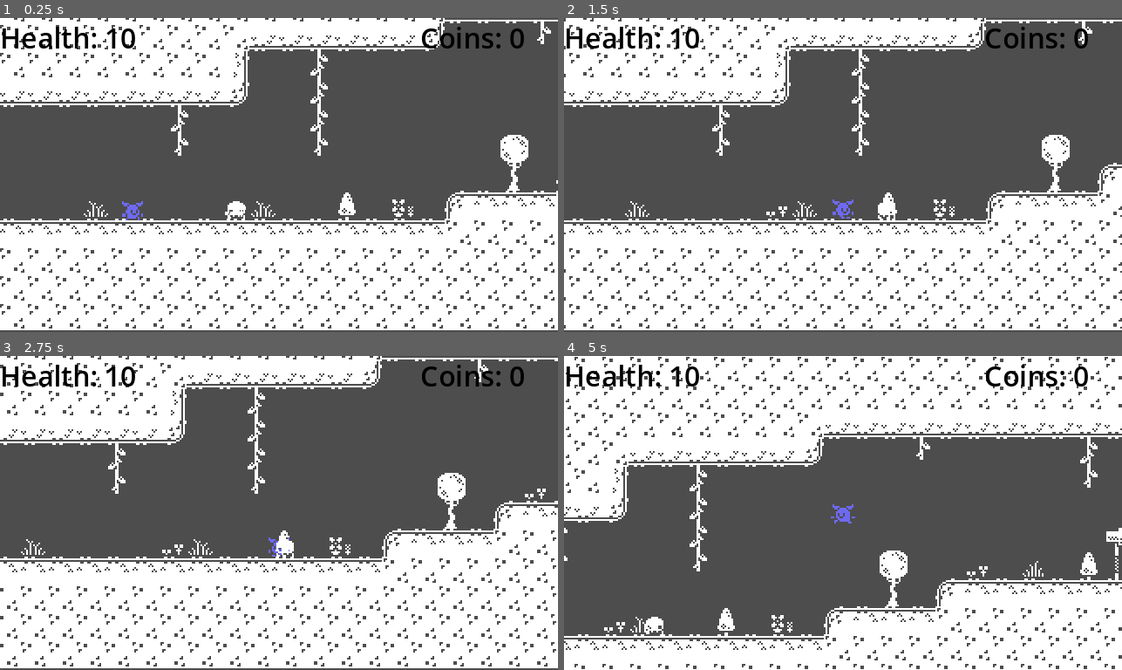
Above: before the commit, frames 1-4 (two rows, left to right).
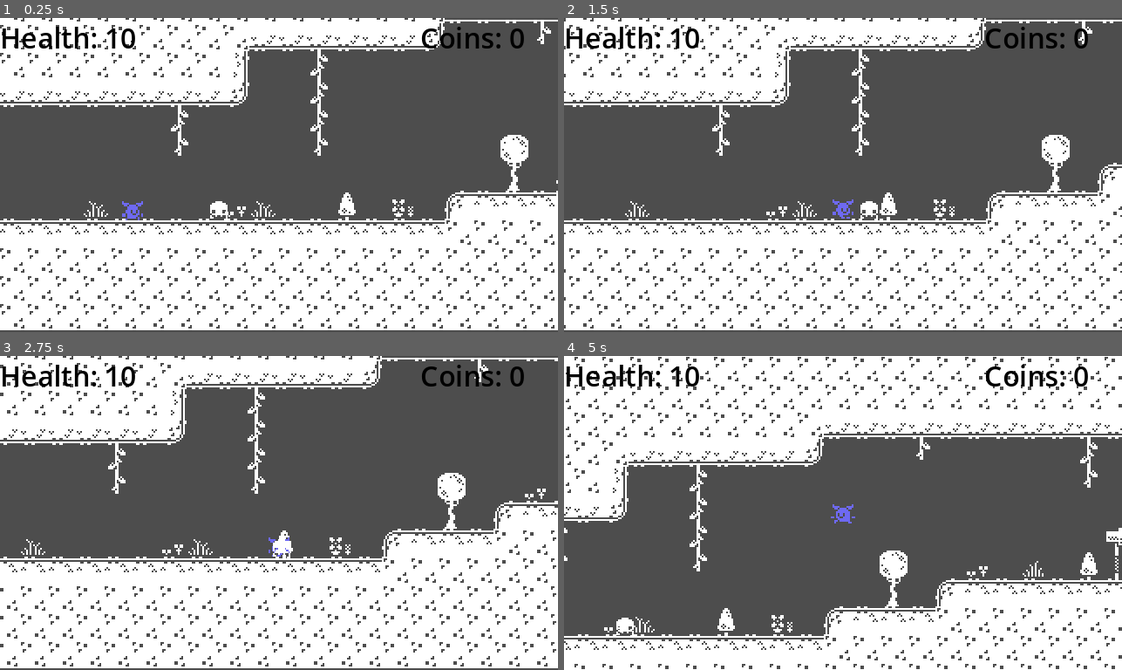
Above: after the commit, the same moments.

Repository: emilykrohn/2DPlatformer
Game: Godot game, scene res://main.tscn
The game is run twice, just before and just after one commit, with the same random seed, the same clock (stepped at 60 frames per second) and the same inputs.
Inputs:
- Up to frame 1 (0.25 s): no input
- Up to frame 2 (1.5 s): tap Enter (ui_accept) at 0.5, 0.77 s; hold Right (ui_right) from 0.53 s (still down)
- Up to frame 3 (2.75 s): tap Enter (ui_accept) at 1.52 s; release Right (ui_right) at 2.03 s; hold Left (ui_left) from 2.03 s (still down)
- Up to frame 4 (5 s): release Left (ui_left) at 2.78 s; hold Right (ui_right) 2.78-4.28 s; tap Enter (ui_accept) at 3.02, 3.77, 4.52 s; hold Left (ui_left) from 4.28 s (still down)

The runs differ from the first frame. In frame 1, 0.2% of the frame differs, in the area x 37-44%, y 58-65%; in frame 2, 0.2%; in frame 3, less than 0.1%; in frame 4, 0.2%.
Error in both runs: Invalid access to property or key 'can_take_damage' on a base object of type 'null instance'. (res://enemy_1.gd:11)

Commit message:
Fixed Zero length interval error

Diff:
--- a/main.gd
+++ b/main.gd
@@ -2,4 +2,4 @@
 
 func _physics_process(delta):
 	const move_speed := 50.0
-	$Path2D/PathFollow2D.progress += move_speed * delta
+	$Enemy1Path/PathFollow2D.progress += move_speed * delta
--- a/main.tscn
+++ b/main.tscn
@@ -1259,11 +1259,11 @@
 [sub_resource type="RectangleShape2D" id="RectangleShape2D_jdd5e"]
 size = Vector2(471, 54)
 
-[sub_resource type="Curve2D" id="Curve2D_nsau4"]
+[sub_resource type="Curve2D" id="Curve2D_1ti7v"]
 _data = {
-"points": PackedVector2Array(0, 0, 0, 0, 108, -7, 0, 0, 0, 0, 108, -7, 0, 0, 0, 0, 108, -7, 0, 0, 0, 0, 215, -7, 0, 0, 0, 0, 107, -7)
+"points": PackedVector2Array(0, 0, 0, 0, 98, -8, 0, 0, 0, 0, 209, -8, 0, 0, 0, 0, 98, -8)
 }
-point_count = 5
+point_count = 3
 
 [node name="Main" type="Node"]
 script = ExtResource("1_1ie5j")
@@ -1339,14 +1339,14 @@
 [node name="Coin5" parent="Coins" instance=ExtResource("9_gtul8")]
 position = Vector2(1032, -279)
 
-[node name="Path2D" type="Path2D" parent="."]
-curve = SubResource("Curve2D_nsau4")
-
-[node name="PathFollow2D" type="PathFollow2D" parent="Path2D"]
-position = Vector2(108, -7)
+[node name="Enemy1Path" type="Path2D" parent="."]
+curve = SubResource("Curve2D_1ti7v")
+
+[node name="PathFollow2D" type="PathFollow2D" parent="Enemy1Path"]
+position = Vector2(98, -8)
 rotates = false
 
-[node name="Enemy1" parent="Path2D/PathFollow2D" instance=ExtResource("4_sv820")]
+[node name="Enemy1" parent="Enemy1Path/PathFollow2D" instance=ExtResource("4_sv820")]
 lock_rotation = true
 
 [connection signal="body_entered" from="Ladder/Area2D" to="Ladder" method="_on_area_2d_body_entered"]
Binary file added: Art/Enemy2/tile_0380.png
Not shown, added: Art/Enemy2/tile_0380.png.import
Binary file added: Art/Enemy2/tile_0381.png
Not shown, added: Art/Enemy2/tile_0381.png.import
